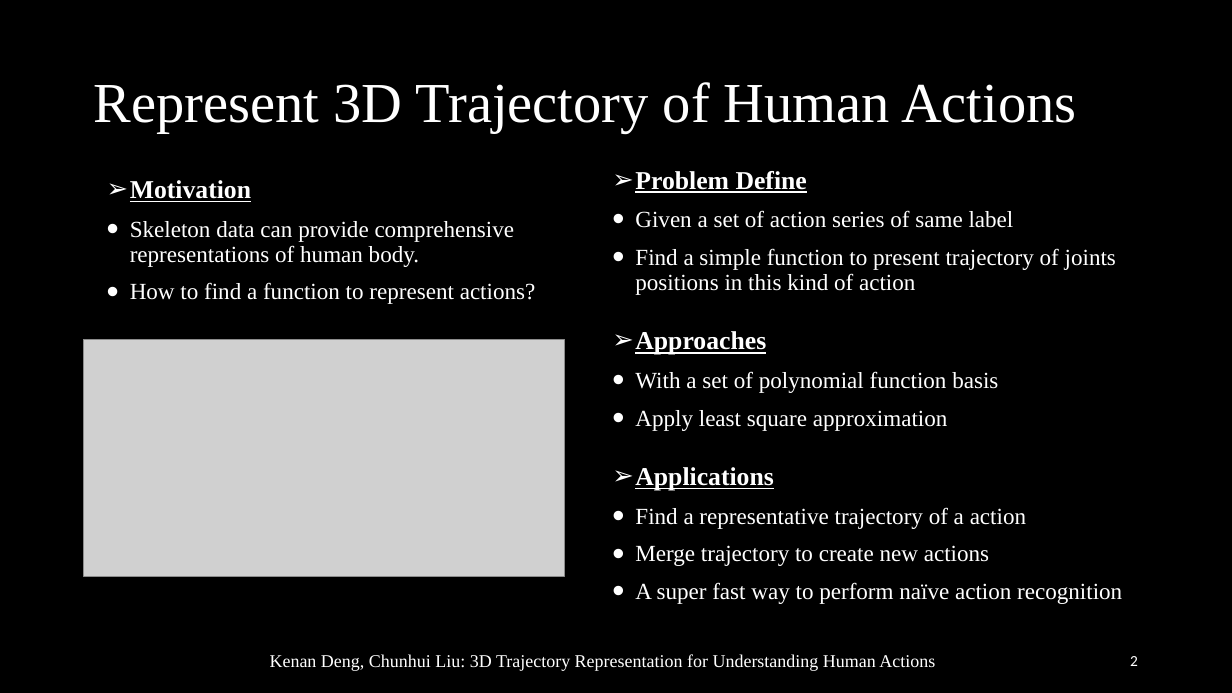
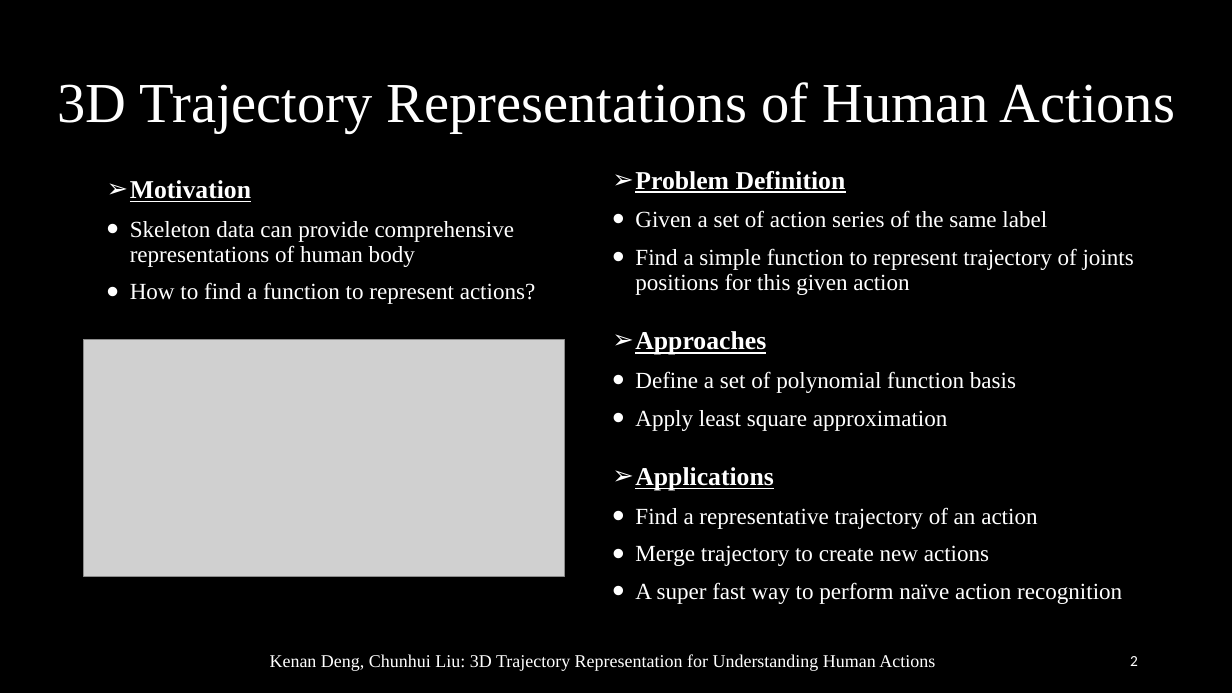
Before and after one commit to ECHO960/action_representation, a slide deck: slide 2 of Pres.pptx. Drawn at 1232x693 pixels with LibreOffice and Linux fonts; fonts in the diff are those of the drawing; grey boxes stand for pictures. Boxes give left, top, right and bottom in pixels: in the first picture for what was removed or moved away, otherwise in the second. Text is boxed around its words. In the diff, an @@ line names an element or a change of style, - is before the commit and + after.

```diff
--- a/Pres.pptx
+++ b/Pres.pptx
@@ title at [58, 82, 1175, 133]: text changed @@
-Represent 3D Trajectory of Human Actions
+3D Trajectory Representations of Human Actions
@@ text at [635, 171, 1134, 295]: text changed @@
-➢ Problem Define
-  • Given a set of action series of same label
-  • Find a simple function to present trajectory of joints positions in this kind of action
+➢ Problem Definition
+  • Given a set of action series of the same label
+  • Find a simple function to represent trajectory of joints positions for this given action
@@ text at [130, 221, 515, 267]: text changed @@
-  • Skeleton data can provide comprehensive representations of human body.
+  • Skeleton data can provide comprehensive representations of human body
@@ text at [635, 371, 1016, 393]: text changed @@
-  • With a set of polynomial function basis
+  • Define a set of polynomial function basis
@@ text at [635, 507, 1037, 529]: text changed @@
-  • Find a representative trajectory of a action
+  • Find a representative trajectory of an action
```
Also in this commit, not shown: 1 other slide changed.
